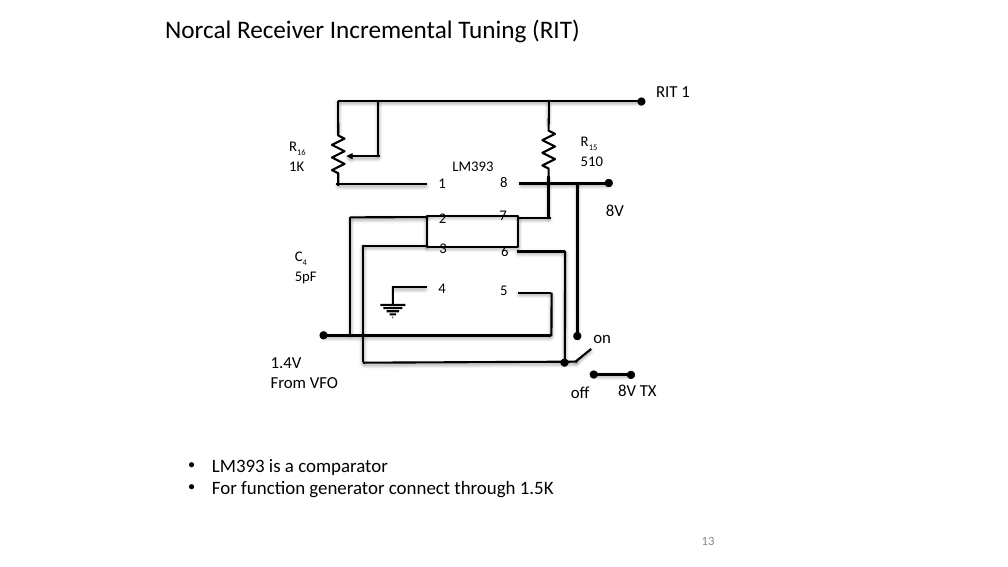
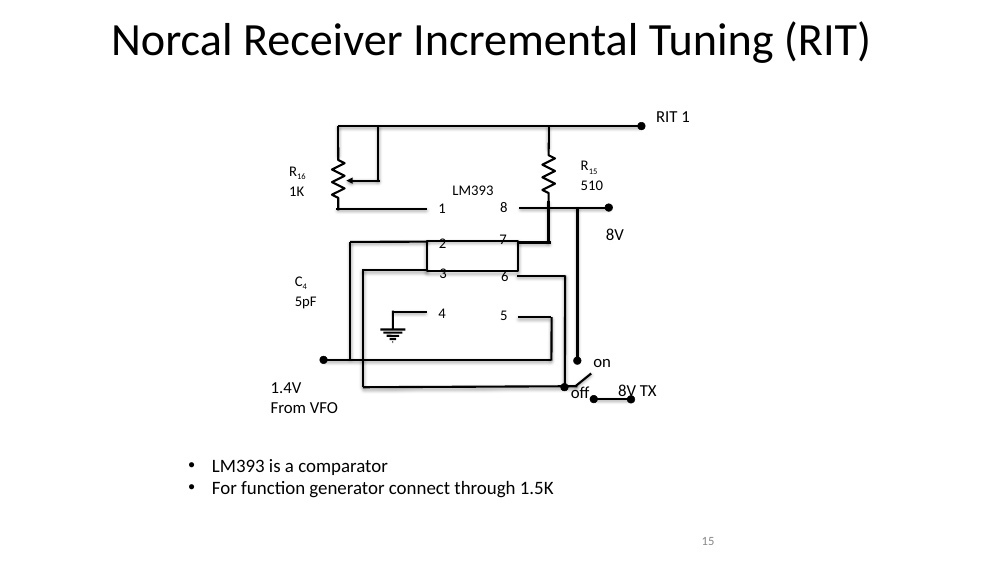
Before and after one commit to jlmucb/class_notes, a slide deck: slide 15 of science/EoRNotes.pptx (slide 13 before the commit). Drawn at 1008x567 pixels with LibreOffice and Linux fonts; fonts in the diff are those of the drawing. Boxes give left, top, right and bottom in pixels: in the first picture for what was removed or moved away, otherwise in the second. Text is boxed around its words. In the diff, an @@ line names an element or a change of style, - is before the commit and + after.

```diff
--- a/science/EoRNotes.pptx
+++ b/science/EoRNotes.pptx
@@ text "Norcal Receiver Incremental Tuning (RIT)": place and size @@
-text "Norcal Receiver Incremental Tuning (RIT)" at <box>165,19,580,43</box>
+text "Norcal Receiver Incremental Tuning (RIT)" at <box>111,21,871,63</box>
@@ text "Norcal Receiver Incremental Tuning (RIT)" at <box>111,21,871,63</box>: size 24 to 44 pt; alignment left to centre @@
@@ 28 lines, 16 texts, 7 ellipses, 2 freeform shapes, 1 rectangle, 1 arrow: place and size @@
-28 lines, 16 texts, 7 ellipses, 2 freeform shapes, 1 rectangle, 1 arrow at <box>271,86,689,388</box>
+28 lines, 16 texts, 7 ellipses, 2 freeform shapes, 1 rectangle, 1 arrow at <box>271,111,689,413</box>
```
Also in this commit, not shown: 28 other slides changed, 2 slides added, 1 other file.
